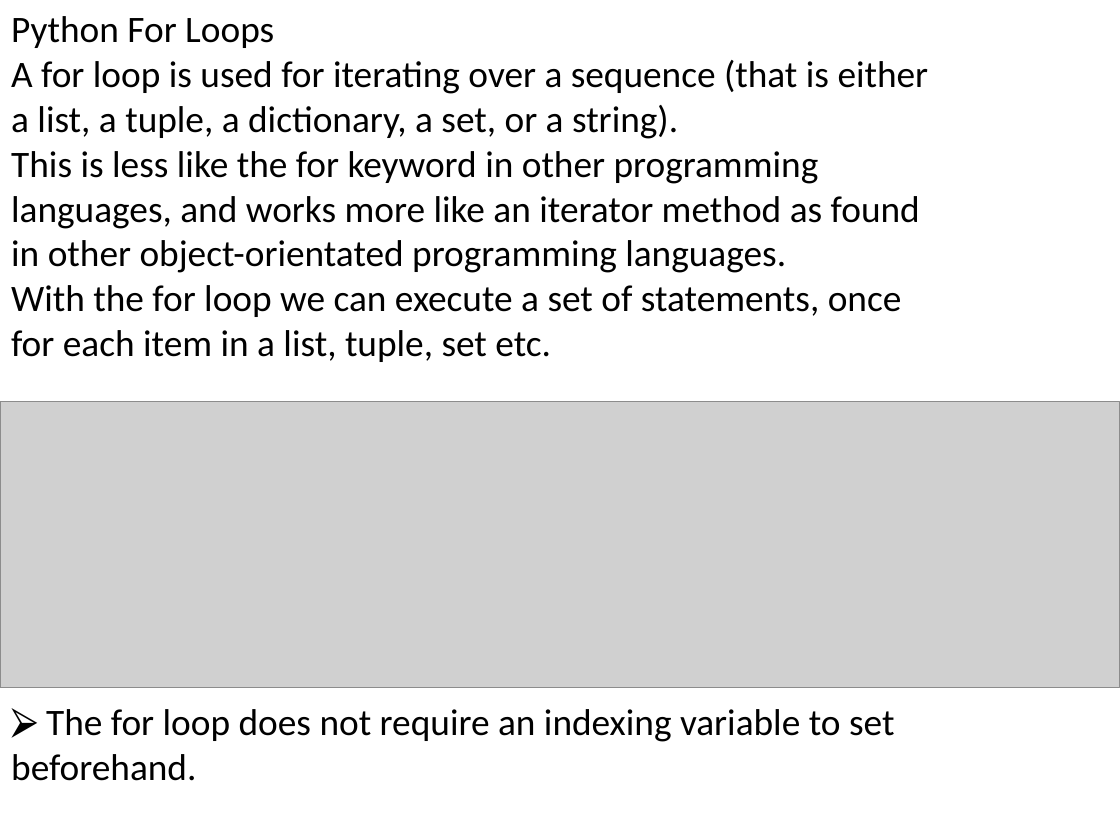
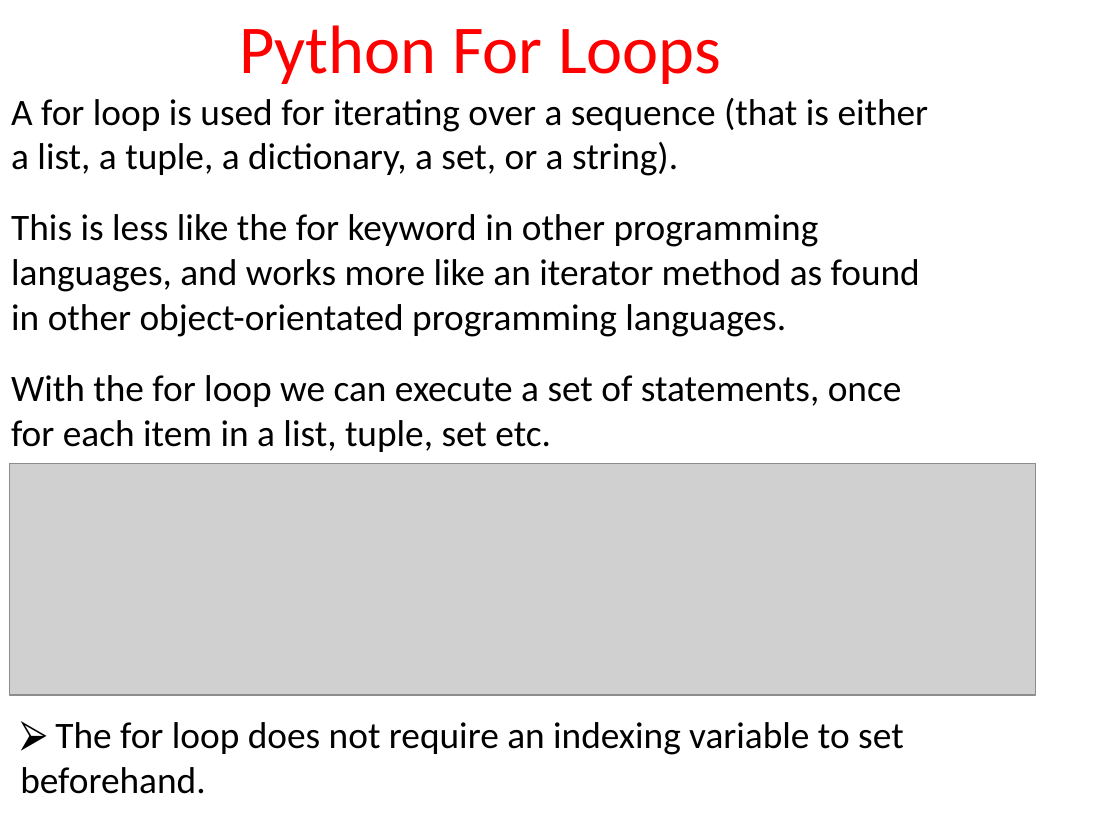
Before and after one commit to Praj-17/Python-Teaching-Slides, a slide deck: slide 17 of PPTs/Python/Class 3.pptx. Drawn at 1120x840 pixels with LibreOffice and Linux fonts; fonts in the diff are those of the drawing; grey boxes stand for pictures. Boxes give left, top, right and bottom in pixels: in the first picture for what was removed or moved away, otherwise in the second. Text is boxed around its words. In the diff, an @@ line names an element or a change of style, - is before the commit and + after.

```diff
--- a/PPTs/Python/Class 3.pptx
+++ b/PPTs/Python/Class 3.pptx
@@ text at bbox=[239, 25, 721, 84]: size 24 to 44 pt, text colour #000000 to #FF0000 in "Python For Loops"; alignment left to centre @@
@@ picture: place and size @@
-picture at bbox=[0, 401, 1120, 687]
+picture at bbox=[9, 464, 1036, 696]
@@ text "The for loop does not ...": place and size @@
-text "The for loop does not ..." at bbox=[11, 709, 894, 781]
+text "The for loop does not ..." at bbox=[20, 722, 903, 794]
```
Also in this commit, not shown: 1 other slide changed, 1 other file.
